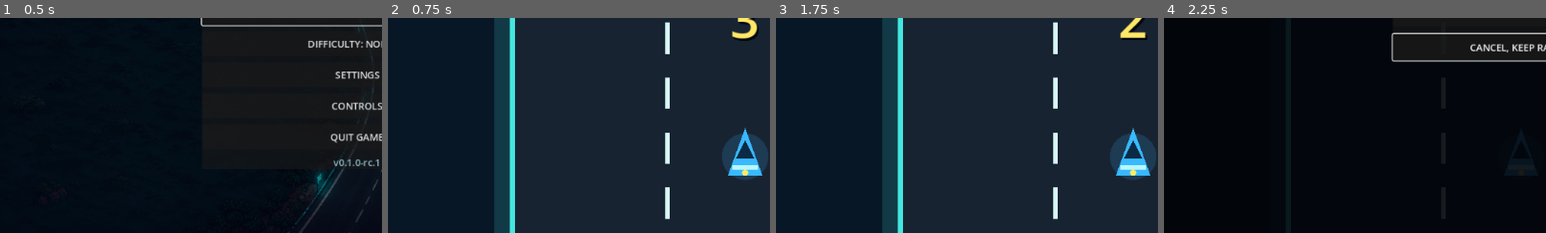
Above: before the commit, frames 1-4 (left to right).
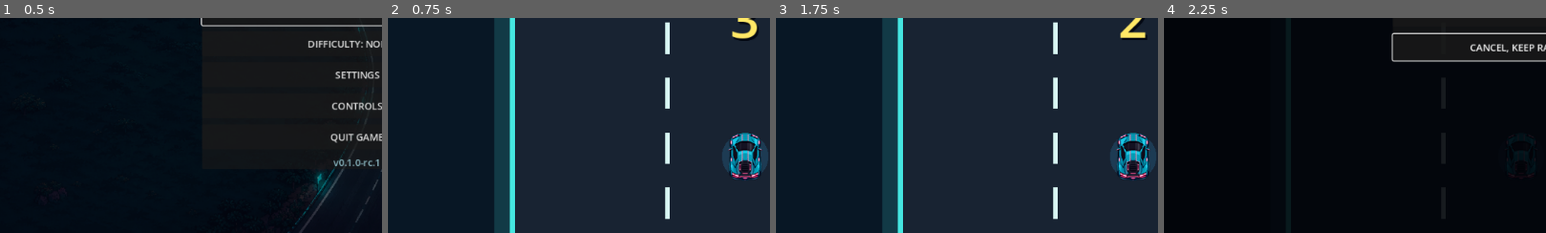
Above: after the commit, the same moments.

Repository: xiejiamincyq/car
Game: Godot game, scene res://scenes/main.tscn
Same seed, same stepped clock (60 frames per second), same inputs: the game is played once before the commit and once after it.
Inputs:
- Up to frame 1 (0.5 s): no input
- Up to frame 2 (0.75 s): click "START RACE" at 0.5 s
- Up to frame 3 (1.75 s): tap Enter at 1.25 s; hold Right (steer_right) from 1.28 s (still down); tap P at 1.35 s
- Up to frame 4 (2.25 s): tap R (restart_run) at 2 s; release Right (steer_right) at 2.03 s; hold Down (brake) from 2.03 s (still down); tap P at 2.1 s
The pictures show only the part of the screen within x 3-53%, y 50-100%; the shares and areas given below are measured in that part.

Frame 1 is identical in both runs. In frame 2, 1.6% of the frame differs, in the area x 89-98%, y 51-76%; in frame 3, 1.6%; in frame 4, less than 0.1%.

Commit message:
feat: render original gameplay sprites

Diff:
--- a/scripts/main.gd
+++ b/scripts/main.gd
@@ -19,6 +19,10 @@
 const LaneEventDirector = preload("res://scripts/lane_event_director.gd")
 const DifficultyProfile = preload("res://scripts/difficulty_profile.gd")
 const GameText = preload("res://scripts/game_text.gd")
+const PLAYER_CAR_TEXTURE: Texture2D = preload("res://assets/vehicles/player_car.png")
+const TRAFFIC_SEDAN_TEXTURE: Texture2D = preload("res://assets/vehicles/traffic_sedan.png")
+const TRAFFIC_TRUCK_TEXTURE: Texture2D = preload("res://assets/vehicles/traffic_truck.png")
+const FUEL_PICKUP_TEXTURE: Texture2D = preload("res://assets/pickups/fuel_pickup.png")
 
 const ROAD_MARK_REPEAT_DISTANCE := 92.0
 
@@ -98,6 +102,7 @@
 var feedback_banner: Label
 
 func _ready() -> void:
+	texture_filter = CanvasItem.TEXTURE_FILTER_NEAREST
 	_ensure_input_actions()
 	var sequence_seed := hash("%s:%s" % [Time.get_unix_time_from_system(), Time.get_ticks_usec()])
 	run_seed_sequence = RunSeedSequence.new(sequence_seed)
@@ -289,10 +294,9 @@
 	var player_glow := VisualStyle.HIGH_CONTRAST_PLAYER_GLOW if high_contrast_enabled else VisualStyle.PLAYER_GLOW
 	var player_color := player_body if not _is_player_flashing() else player_glow
 	draw_circle(car_center, 39.0, Color(player_color, 0.16))
-	draw_colored_polygon(PackedVector2Array([car_center + Vector2(0.0, -48.0), car_center + Vector2(29.0, 32.0), car_center + Vector2(-29.0, 32.0)]), player_color)
-	draw_colored_polygon(PackedVector2Array([car_center + Vector2(0.0, -27.0), car_center + Vector2(15.0, 3.0), car_center + Vector2(-15.0, 3.0)]), Color("0b2a45"))
-	draw_rect(Rect2(car_center + Vector2(-22.0, 14.0), Vector2(44.0, 8.0)), player_glow)
-	draw_circle(car_center + Vector2(0.0, 27.0), 5.0, _warning_color())
+	var player_rect := Rect2(car_center - PLAYER_CAR_TEXTURE.get_size() * 0.5, PLAYER_CAR_TEXTURE.get_size())
+	var player_modulate := Color(1.0, 1.0, 1.0, 0.45) if _is_player_flashing() else Color.WHITE
+	draw_texture_rect(PLAYER_CAR_TEXTURE, player_rect, false, player_modulate)
 	_draw_sparks()
 	draw_set_transform(Vector2.ZERO)
 
@@ -346,10 +350,10 @@
 		var car_center := Vector2(road_left + lane_width * (vehicle.lane_position + 0.5), vehicle.y)
 		var body_color := _traffic_color(vehicle.kind)
 		draw_circle(car_center, maxf(vehicle.half_width, vehicle.half_length * 0.55), Color(body_color, 0.13))
-		draw_rect(Rect2(car_center + Vector2(-vehicle.half_width, -vehicle.half_length), Vector2(vehicle.half_width * 2.0, vehicle.half_length * 2.0)), body_color, true)
-		var cabin_y := -vehicle.half_length + 16.0
-		draw_rect(Rect2(car_center + Vector2(-vehicle.half_width + 9.0, cabin_y), Vector2((vehicle.half_width - 9.0) * 2.0, 28.0)), Color("111d2d"), true)
-		draw_rect(Rect2(car_center + Vector2(-vehicle.half_width + 5.0, vehicle.half_length - 19.0), Vector2((vehicle.half_width - 5.0) * 2.0, 7.0)), Color("ffdbd2"), true)
+		var traffic_texture := _traffic_texture_for_kind(vehicle.kind)
+		var texture_rect := Rect2(car_center - traffic_texture.get_size() * 0.5, traffic_texture.get_size())
+		draw_texture_rect(traffic_texture, texture_rect, false)
+		draw_circle(car_center, 12.0, Color(body_color, 0.92))
 		draw_string(ThemeDB.fallback_font, car_center + Vector2(-6.0, 7.0), VisualStyle.traffic_marker_for_kind(vehicle.kind), HORIZONTAL_ALIGNMENT_LEFT, -1, 18, Color("081018"))
 		if vehicle.kind == TrafficDirector.Kind.SIGNAL_CHANGE and vehicle.warning_remaining > 0.0:
 			var direction := signf(vehicle.target_lane - vehicle.lane_position)
@@ -364,8 +368,11 @@
 		var center := Vector2(road_left + lane_width * (pickup.lane + 0.5), pickup.y)
 		var fuel_color := VisualStyle.HIGH_CONTRAST_FUEL if high_contrast_enabled else VisualStyle.FUEL_GLOW
 		draw_circle(center, 28.0, Color(fuel_color, 0.20))
-		draw_colored_polygon(PackedVector2Array([center + Vector2(0, -22), center + Vector2(20, 0), center + Vector2(0, 22), center + Vector2(-20, 0)]), fuel_color)
-		draw_string(ThemeDB.fallback_font, center + Vector2(-6, 6), "+", HORIZONTAL_ALIGNMENT_LEFT, -1, 22, Color("063526"))
+		var pickup_rect := Rect2(center - FUEL_PICKUP_TEXTURE.get_size() * 0.5, FUEL_PICKUP_TEXTURE.get_size())
+		draw_texture_rect(FUEL_PICKUP_TEXTURE, pickup_rect, false)
+
+func _traffic_texture_for_kind(kind: int) -> Texture2D:
+	return TRAFFIC_TRUCK_TEXTURE if kind == TrafficDirector.Kind.TRUCK else TRAFFIC_SEDAN_TEXTURE
 
 func _traffic_color(kind: int) -> Color:
 	return VisualStyle.traffic_color(kind, high_contrast_enabled)
--- /dev/null
+++ b/tests/test_gameplay_art_assets.gd
@@ -0,0 +1,34 @@
+extends SceneTree
+
+const MainScene = preload("res://scenes/main.tscn")
+
+const EXPECTED_ASSETS := {
+	"res://assets/vehicles/player_car.png": Vector2i(96, 112),
+	"res://assets/vehicles/traffic_sedan.png": Vector2i(80, 112),
+	"res://assets/vehicles/traffic_truck.png": Vector2i(96, 176),
+	"res://assets/pickups/fuel_pickup.png": Vector2i(64, 64),
+}
+
+func _init() -> void:
+	call_deferred("_run")
+
+func _run() -> void:
+	for asset_path in EXPECTED_ASSETS:
+		var texture := load(asset_path) as Texture2D
+		assert(texture != null, "%s must import as a Texture2D" % asset_path)
+		assert(texture.get_size() == Vector2(EXPECTED_ASSETS[asset_path]), "%s must keep its frozen gameplay canvas" % asset_path)
+		var image := texture.get_image()
+		assert(image.get_pixel(0, 0).a == 0.0, "%s must have a transparent top-left corner" % asset_path)
+		assert(image.get_pixel(image.get_width() - 1, image.get_height() - 1).a == 0.0, "%s must have a transparent bottom-right corner" % asset_path)
+
+	var main = MainScene.instantiate()
+	root.add_child(main)
+	await process_frame
+	var constants: Dictionary = main.get_script().get_script_constant_map()
+	assert(constants.has("PLAYER_CAR_TEXTURE") and constants.has("TRAFFIC_SEDAN_TEXTURE") and constants.has("TRAFFIC_TRUCK_TEXTURE") and constants.has("FUEL_PICKUP_TEXTURE"), "Main must preload every gameplay art asset")
+	assert(main.texture_filter == CanvasItem.TEXTURE_FILTER_NEAREST, "Gameplay pixel art must use nearest-neighbor filtering")
+	assert(main._traffic_texture_for_kind(TrafficDirector.Kind.STEADY_SLOW) == constants["TRAFFIC_SEDAN_TEXTURE"], "Normal traffic must use the sedan art")
+	assert(main._traffic_texture_for_kind(TrafficDirector.Kind.TRUCK) == constants["TRAFFIC_TRUCK_TEXTURE"], "Truck traffic must use the long truck art")
+	main.queue_free()
+	await process_frame
+	quit()
--- a/tests/test_release_metadata.gd
+++ b/tests/test_release_metadata.gd
@@ -13,6 +13,7 @@
 	assert(export_presets.get_value("preset.0.options", "application/file_version", "") == "0.3.0.0", "Windows file version must remain numeric during 0.3.0 development")
 	var excluded_resources := str(export_presets.get_value("preset.0", "exclude_filter", ""))
 	assert("tests/*" in excluded_resources, "Release exports must not ship the automated test scripts")
+	assert("art/source/*" in excluded_resources, "Release exports must not ship high-resolution generated art sources")
 
 	var readme := FileAccess.get_file_as_string("res://README.md")
 	assert(RELEASE_VERSION in readme, "README must name the exact candidate version")
Not shown, changed: export_presets.cfg
Not shown, added: tests/test_gameplay_art_assets.gd.uid
Not shown, changed: CHANGELOG.md
Not shown, added: tasks/plan-art.md
